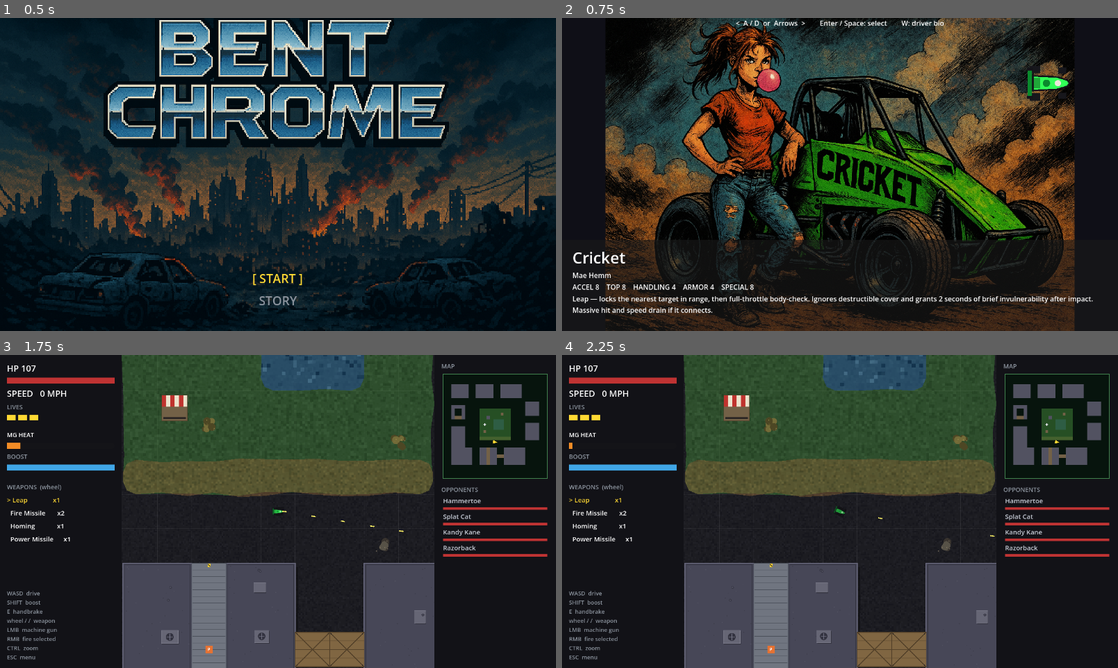
Above: before the commit, frames 1-4 (two rows, left to right).
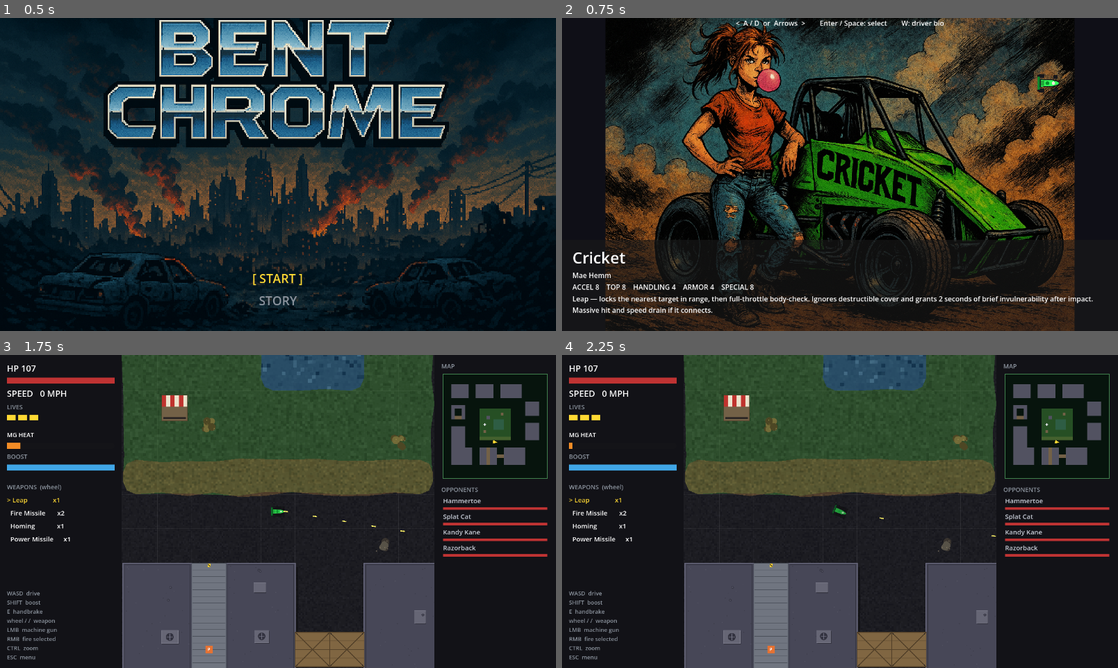
Above: after the commit, the same moments.

Repository: b3p3k0/bentchrome
Game: Godot game, scene res://ui/title.tscn
Same seed, same stepped clock (60 frames per second), same inputs: the game is played once before the commit and once after it.
Inputs (mouse positions are in pixels of both pictures, inside the frame that each line leads up to):
- Up to frame 1 (0.5 s): no input
- Up to frame 2 (0.75 s): tap Enter (select_confirm) at 0.5 s; move the mouse to (962, 158) at 0.52 s; hold D (move_right) from 0.53 s (still down); tap Shift (boost) at 0.6 s; click (962, 158) at 0.67 s
- Up to frame 3 (1.75 s): tap Space at 0.77 s; release D (move_right) at 1.25 s; drag from (166, 527) to (278, 477) at 1.27 s
- Up to frame 4 (2.25 s): move the mouse to (895, 442) at 2.02 s; hold D (move_right) from 2.03 s (still down); click (895, 442) at 2.1 s

Frame 1 is identical in both runs. In frame 2, 0.4% of the frame differs, in the area x 83-92%, y 15-27%; in frame 3, less than 0.1%; in frame 4, less than 0.1%.

Commit message:
Card 1: the fleet bulks up — the hitboxes don't
FLEET_SCALE (1.25) renders every car a quarter bigger: the paint node
self-scales and metrics() serves fleet-scaled cosmetics (shadow, muzzle
nose, skid contacts, flame anchors) from a per-style cache. Collision
radii stay authored 1:1 — hitbox-smaller-than-visual is deliberate
arcade practice (near-misses read as skill) and keeps the radius-
coupled corner-escape budgets untouched. Lackey composes to 1.875x
visual with the same r36 hitbox, zero depot edits.

Co-Authored-By: Claude Fable 5 <noreply@anthropic.com>

Diff:
--- a/tests/test_car_paint.gd
+++ b/tests/test_car_paint.gd
@@ -47,12 +47,15 @@
 	t.root.add_child(v)
 	for id in ORDER:
 		v.set_stats(load("res://data/vehicles/%s.tres" % id))
-		var m: Dictionary = PaintScript.STYLES[id]
+		var raw: Dictionary = PaintScript.STYLES[id]
+		var m: Dictionary = v.body_metrics()  # fleet-scaled cosmetics, 1:1 radius
 		var col: CollisionShape2D = v.get_node("CollisionShape2D")
-		t.check(is_equal_approx(col.shape.radius, float(m.radius)),
-			"collision radius follows style: %s" % id)
+		t.check(is_equal_approx(col.shape.radius, float(raw.radius)),
+			"collision radius stays 1:1 (hitbox < visual): %s" % id)
+		t.check(is_equal_approx(float(m.half_len), float(raw.half_len) * PaintScript.FLEET_SCALE),
+			"cosmetic metrics carry the fleet scale: %s" % id)
 		var muzzle: Marker2D = v.get_node("Visual/Muzzle")
 		t.check(is_equal_approx(muzzle.position.x, float(m.half_len) + 4.0),
-			"muzzle rides the nose: %s" % id)
+			"muzzle rides the scaled nose: %s" % id)
 	t.root.remove_child(v)
 	v.free()
--- a/vehicles/car_paint.gd
+++ b/vehicles/car_paint.gd
@@ -3,8 +3,13 @@
 ## the classic placeholder square) drawn in true-footprint local px; the style
 ## table also carries the physics-facing metrics (collision radius, skid
 ## contact points, steering wheels) so visuals and gameplay agree per car.
+## The whole fleet renders at FLEET_SCALE while collision radii stay 1:1 —
+## hitbox-smaller-than-visual is deliberate (near-misses read as skill, and
+## the corner-escape budgets are radius-coupled). Don't "fix" the split.
 ## NEVER references Vehicle (projectile-side circular-load rule): the parent
 ## is duck-typed where needed.
+
+const FLEET_SCALE := 1.25  # visual size of every car; collision radii stay 1:1
 
 const OUTLINE := Color(0.08, 0.08, 0.1)
 const NOSE_ACCENT := Color(1.0, 0.85, 0.2)  # dummy/fallback bumper strip
@@ -98,15 +103,39 @@
 var _steer := 0.0        # smoothed front-wheel pivot
 var _prev_heading := 0.0
 
+func _ready() -> void:
+	scale = Vector2.ONE * FLEET_SCALE  # visual child only — never the physics body
+
 func apply(id: StringName, primary_color: Color, accent_color: Color) -> void:
 	style_id = id if STYLES.has(id) else &"box"
 	primary = primary_color
 	accent = accent_color
+	scale = Vector2.ONE * FLEET_SCALE  # standalone uses (turntable) may apply pre-ready
 	set_process(_animated())
 	queue_redraw()
 
+## Style metrics at fleet scale for every cosmetic consumer (shadow, muzzle,
+## skids, flame anchors). `radius` is the exception: collision stays at the
+## authored 1:1 value — the hitbox is intentionally smaller than the visual.
+## Cached per style: drive_fx polls skid offsets every frame while skidding.
+var _metrics_cache: Dictionary = {}
+
 func metrics() -> Dictionary:
-	return STYLES[style_id]
+	if _metrics_cache.has(style_id):
+		return _metrics_cache[style_id]
+	var raw: Dictionary = STYLES[style_id]
+	var skids: Array = []
+	for p in raw.skid_points:
+		skids.append((p as Vector2) * FLEET_SCALE)
+	var m := {
+		"half_len": float(raw.half_len) * FLEET_SCALE,
+		"half_wid": float(raw.half_wid) * FLEET_SCALE,
+		"radius": float(raw.radius),  # collision — deliberately unscaled
+		"skid_points": skids,
+		"steer_wheels": raw.steer_wheels,  # paint-local; the node's own scale covers them
+	}
+	_metrics_cache[style_id] = m
+	return m
 
 ## Footprint rectangle for the drop shadow (applied by the vehicle).
 func shadow_polygon() -> PackedVector2Array:
